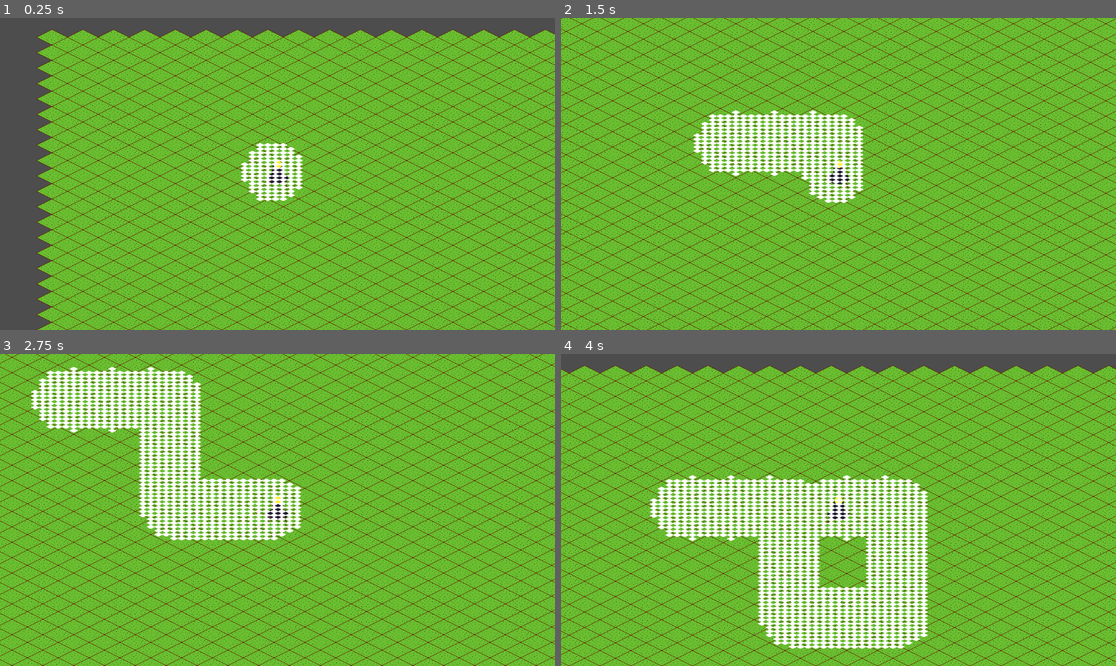
Above: before the commit, frames 1-4 (two rows, left to right).
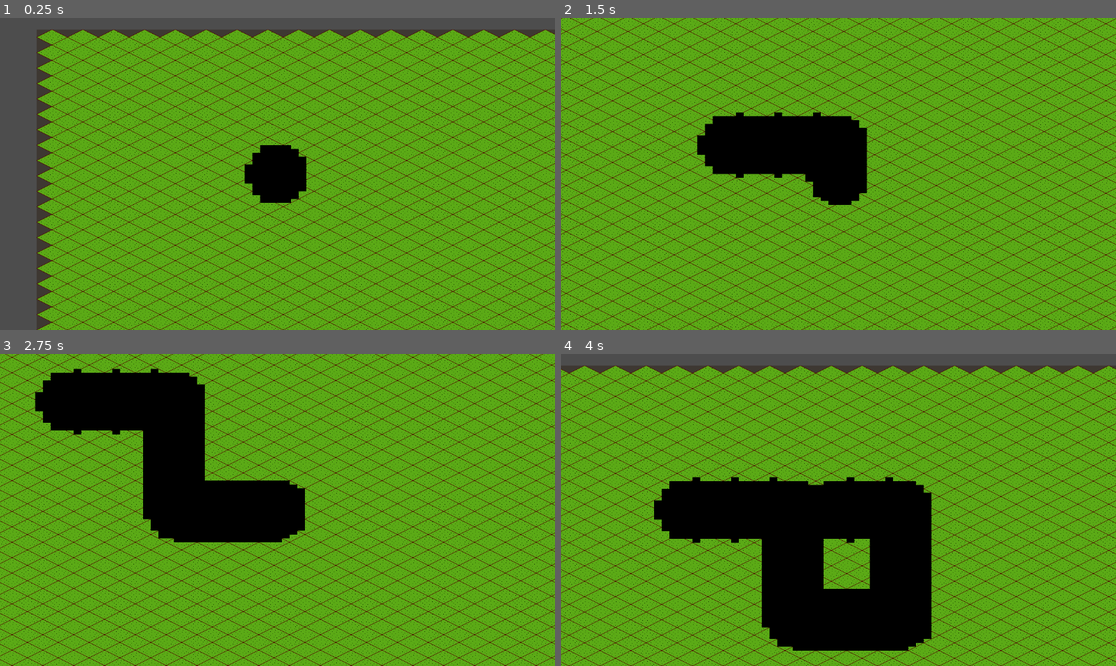
Above: after the commit, the same moments.

Repository: emersonh16/drifterz
Game: Godot game, scene res://src/scenes/World.tscn
Same seed, same stepped clock (60 frames per second), same inputs: the game is played once before the commit and once after it.
Inputs:
- Up to frame 1 (0.25 s): no input
- Up to frame 2 (1.5 s): tap Enter at 0.5 s; hold Right (ui_right) 0.53-1.28 s; hold Down (ui_down) from 1.28 s (still down)
- Up to frame 3 (2.75 s): release Down (ui_down) at 2.03 s; hold Right (ui_right) from 2.03 s (still down)
- Up to frame 4 (4 s): release Right (ui_right) at 2.78 s; hold W (ui_up) 2.78-3.53 s; hold Left (ui_left) from 3.53 s (still down)

The runs differ from the first frame. In frame 1, 73% of the frame differs, in the area x 6-100%, y 3-100%; in frame 2, 82%; in frame 3, 83%, in the area x 0-100%, y 0-100%; in frame 4, 81%.

Commit message:
its broken differntly

Diff:
--- a/src/scenes/World.tscn
+++ b/src/scenes/World.tscn
@@ -15,6 +15,9 @@
 tile_size = Vector2i(64, 32)
 sources/0 = SubResource("TileSetAtlasSource_0qwtu")
 
+[sub_resource type="CanvasItemMaterial" id="CanvasItemMaterial_miasma"]
+blend_mode = 2
+
 [node name="World" type="Node2D"]
 script = ExtResource("1_0qwtu")
 
@@ -24,6 +27,14 @@
 [node name="DerelictLogic" parent="." instance=ExtResource("1_tp5op")]
 position = Vector2(500, 300)
 
+[node name="MiasmaOverlay" type="ColorRect" parent="."]
+offset_right = 10000.0
+offset_bottom = 10000.0
+z_index = 5
+color = Color(0.0588235, 0.0784314, 0.1019608, 1)
+material = SubResource("CanvasItemMaterial_miasma")
+
 [node name="FogPainter" type="MultiMeshInstance2D" parent="."]
 position = Vector2(0, 0)
+z_index = 6
 script = ExtResource("5_fogpainter")
--- a/src/vfx/FogPainter.gd
+++ b/src/vfx/FogPainter.gd
@@ -12,9 +12,10 @@
 	# INITIALIZATION: Configure MultiMesh resource
 	multimesh.transform_format = MultiMesh.TRANSFORM_2D
 
-	# Create and set the QuadMesh (16x8 size)
+	# Create and set the QuadMesh (16x8 size for texture bypass test)
+	# TEMPORARY: Testing without texture to rule out texture as gap cause
 	var quad_mesh := QuadMesh.new()
-	quad_mesh.size = Vector2(16, 8)
+	quad_mesh.size = Vector2(16.0, 8.0)
 	multimesh.mesh = quad_mesh
 
 	# Initialize instance count to 0 (will be rebuilt in _process)
@@ -23,16 +24,18 @@
 	# Set texture filter to Nearest for pixel-perfect rendering
 	texture_filter = CanvasItem.TEXTURE_FILTER_NEAREST
 
+	# TEMPORARILY COMMENTED OUT: Texture bypass test
 	# Load the stamp texture
-	var stamp_tex := load("res://src/vfx/miasma_stamp.png") as Texture2D
-	if stamp_tex:
-		self.texture = stamp_tex
-	else:
-		push_error("FogPainter: Failed to load miasma_stamp.png. Please create a 16x8 white isometric diamond texture.")
+	# var stamp_tex := load("res://src/vfx/miasma_stamp.png") as Texture2D
+	# if stamp_tex:
+	# 	self.texture = stamp_tex
+	# else:
+	# 	push_error("FogPainter: Failed to load miasma_stamp.png. Please create a 16x8 white isometric diamond texture.")
 
 	# Create CanvasItemMaterial for proper blending
+	# Use Subtract blend mode to cut holes in fog overlay
 	var canvas_material := CanvasItemMaterial.new()
-	canvas_material.blend_mode = CanvasItemMaterial.BLEND_MODE_MIX
+	canvas_material.blend_mode = CanvasItemMaterial.BLEND_MODE_SUB
 	self.material = canvas_material
 
 func _process(_delta: float) -> void:
@@ -55,13 +58,14 @@
 	# Set transform for each cleared tile
 	var instance_index := 0
 	for grid_pos in MiasmaManager.cleared_tiles.keys():
-		# WORLD-SPACE TRUTH: Convert grid to world origin
-		# Formula: world_origin = Vector2(grid_pos.x * 16.0, grid_pos.y * 8.0)
-		var world_origin := Vector2(grid_pos.x * 16.0, grid_pos.y * 8.0)
+		# WORLD-SPACE TRUTH: Convert grid to world center
+		# Formula: world_center = Vector2(grid_pos.x * 16.0 + 8.0, grid_pos.y * 8.0 + 4.0)
+		# This places the CENTER of the 16x8 mesh into the CENTER of the grid cell
+		var world_center := Vector2(grid_pos.x * 16.0 + 8.0, grid_pos.y * 8.0 + 4.0)
 
-		# THE POSITION: Create transform with world origin
+		# THE POSITION: Create transform with world center
 		# NO CAMERA MATH - This is absolute world position
-		var instance_transform := Transform2D(0, world_origin)
+		var instance_transform := Transform2D(0, world_center)
 
 		# Set the instance transform
 		multimesh.set_instance_transform_2d(instance_index, instance_transform)
